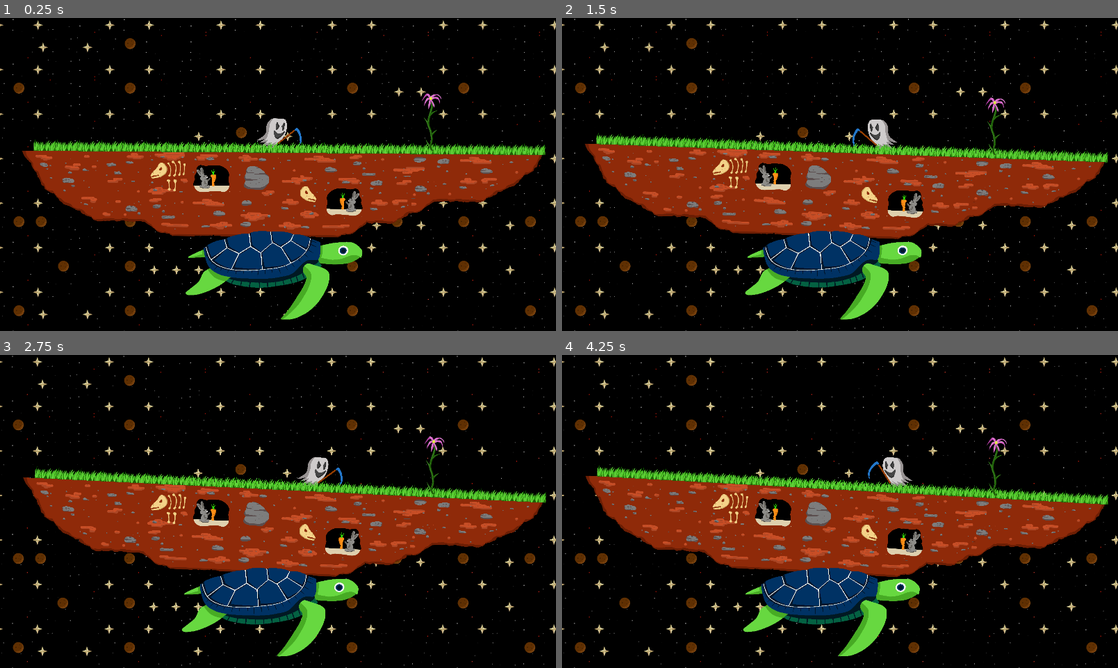
Above: before the commit, frames 1-4 (two rows, left to right).
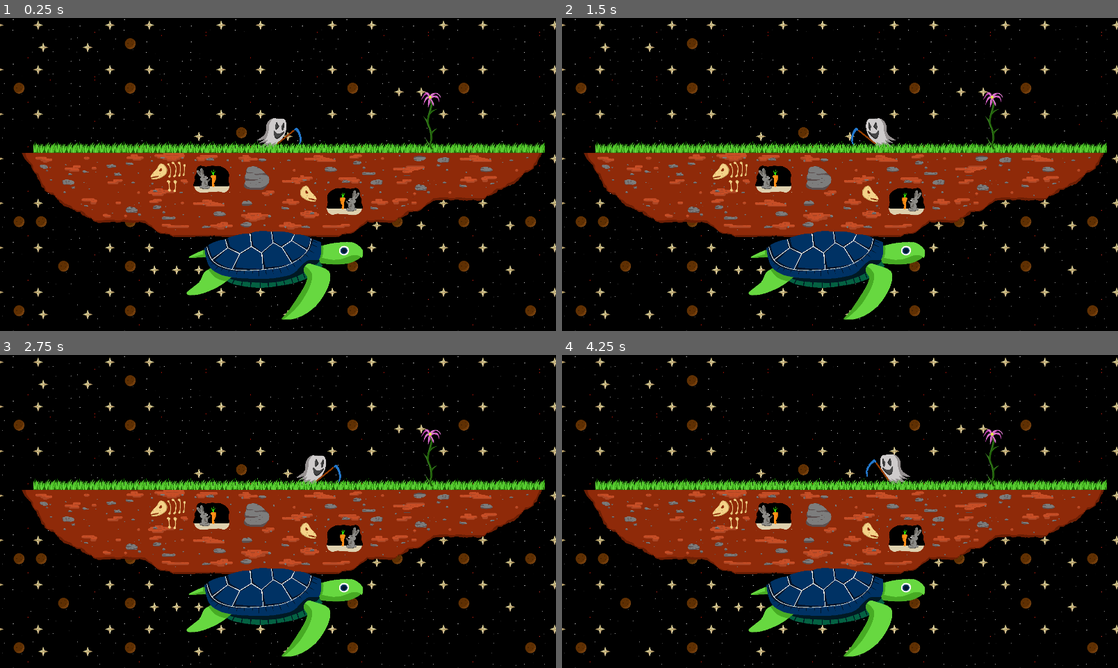
Above: after the commit, the same moments.

Repository: Stennsen/Elephanturtle
Game: Godot game, scene res://scenes/level/diskworld.tscn
The game is run twice, just before and just after one commit, with the same random seed, the same clock (stepped at 60 frames per second) and the same inputs. The project has no main scene, so this scene is started directly.
Inputs:
- Up to frame 1 (0.25 s): no input
- Up to frame 2 (1.5 s): hold D (right) 0.53-1.28 s; hold E (crop) 0.53-1.28 s; hold A (left) from 1.28 s (still down); tap E (crop) at 1.35 s
- Up to frame 3 (2.75 s): release A (left) at 2.03 s; hold D (right) from 2.03 s (still down); hold E (crop) from 2.03 s (still down)
- Up to frame 4 (4.25 s): release E (crop) at 2.78 s; tap E (crop) at 2.85 s; release D (right) at 3.53 s; hold A (left) from 3.53 s (still down); hold E (crop) from 3.53 s (still down)

The runs differ from the first frame. In frame 1, 5.7% of the frame differs, in the area x 0-100%, y 0-100%; in frame 2, 13%; in frame 3, 15%; in frame 4, 16%.
Error before the commit: Attempt to call function 'play' in base 'null instance' on a null instance. (res://scenes/entities/plants/daisy/daisy.gd:12)

Commit message:
signaling daisies to player, destory and crop sound implemented

Diff:
--- a/scenes/entities/plants/daisy/daisy.gd
+++ b/scenes/entities/plants/daisy/daisy.gd
@@ -4,14 +4,18 @@
 
 @onready var crop_sound = $AudioStreamPlayer2D
 # Called when the node enters the scene tree for the first time.
+signal daisy_interacted()
 
 
+'func _on_area_entered(area):
+	if area.has_method("_on_daisy_interacted"):
+		emit_signal("daisy_interacted",self)'
 
-func _input(event):
+'func _input(event):
 	if event.is_action_pressed("crop"):  # Check if the "E" key is pressed
 		crop_sound.play()
 		get_tree().call_group("Daisy", "destroy")
 		# Remove the object from the group
 		remove_from_group("Daisy")
 		# Destroy the object
-		queue_free()
+		queue_free()'
--- a/scenes/entities/plants/daisy/daisy.tscn
+++ b/scenes/entities/plants/daisy/daisy.tscn
@@ -1,8 +1,7 @@
-[gd_scene load_steps=5 format=3 uid="uid://5161kjoqnjdg"]
+[gd_scene load_steps=4 format=3 uid="uid://5161kjoqnjdg"]
 
 [ext_resource type="Texture2D" uid="uid://b1bvtkolgoxcs" path="res://assets/graphics/entities/plants/plant1.png" id="1_al6w7"]
 [ext_resource type="Script" path="res://scenes/entities/plants/daisy/daisy.gd" id="1_gegsr"]
-[ext_resource type="AudioStream" uid="uid://csc7ib68hputh" path="res://scenes/entities/plants/daisy/stepping_on_leaf.wav" id="2_ctfak"]
 
 [sub_resource type="CapsuleShape2D" id="CapsuleShape2D_1u8tm"]
 radius = 77.0
@@ -17,7 +16,3 @@
 
 [node name="Sprite2D" type="Sprite2D" parent="."]
 texture = ExtResource("1_al6w7")
-
-[node name="AudioStreamPlayer2D" type="AudioStreamPlayer2D" parent="."]
-stream = ExtResource("2_ctfak")
-volume_db = 1.387
--- a/scenes/entities/player/player.gd
+++ b/scenes/entities/player/player.gd
@@ -12,18 +12,18 @@
 @onready var ghost_sprite = $Ghost
 @onready var animation_player = $AnimationPlayer
 
-#func _ready():
-	# Connect the body_entered signal of each Area2D node in the parent node to the player's script
-	#get_node("ParentNode").connect("node_added", self, "on_node_added")
-
-func on_node_added(node):
-	if node is Area2D:
-		node.connect("body_entered", self, "on_area2d_body_entered")
-
-func on_area2d_body_entered(area):
-	# Handle the collision event
-	print("Collision detected with ", area.name)
-
+func _input(event: InputEvent) -> void:
+	if event.is_action_pressed("crop"):
+		# Get the list of daisies
+		var dw = get_tree().get_first_node_in_group("Disc World")
+		var daisies = dw.flower_list
+		if daisies != null:
+			# Loop through the daisies
+			for daisy in daisies:
+				# Check if the player is colliding with the daisy
+				if daisy.overlaps_area(get_node("Area2D")):
+					# Emit the "crop" signal
+					dw._on_crop_daisy(daisy)
 func _physics_process(delta):
 	var direction = Input.get_axis("left", "right")
 	animation_player.play("float")
--- a/scenes/entities/player/player.tscn
+++ b/scenes/entities/player/player.tscn
@@ -65,3 +65,9 @@
 libraries = {
 "": SubResource("AnimationLibrary_xh8hg")
 }
+
+[node name="Area2D" type="Area2D" parent="."]
+
+[node name="CollisionShape2D" type="CollisionShape2D" parent="Area2D"]
+position = Vector2(-9, 41)
+shape = SubResource("CapsuleShape2D_in8ss")
--- a/scenes/level/diskworld.gd
+++ b/scenes/level/diskworld.gd
@@ -9,6 +9,7 @@
 const DAISY_MIN_TIMER = 10*10 # The Maximum amount of time between daisy spawns
 
 @export var daisy_scene: PackedScene
+@onready var crop_sound = $AudioStreamPlayer2D
 
 # tracks the balance of the world
 var balance = -0.45;
@@ -20,6 +21,8 @@
 func calculate_balance():
 	var total_weight = 0
 	for flower in flower_list:
+		if flower:
+			continue
 		var flower_zone = int(flower.global_position.x/ZONE_SPACING)
 
 		if flower_zone < 0:
@@ -28,7 +31,16 @@
 			total_weight -= ZONE_MODIFIERS[flower_zone] * flower.WEIGHT
 
 	balance = total_weight
-
+func _on_Daisy_body_entered(body: PhysicsBody2D) -> void:
+	if body.name == "Player":
+		# Connect the daisy to the player
+		body.crop.connect(self._on_crop_daisy)
+func _on_crop_daisy(daisy: Node) -> void:
+	# Remove the daisy from the scene
+	daisy.queue_free()
+	# Play the corresponding audio
+	crop_sound.play()
+	flower_list.remove_at(flower_list.find(daisy))
 
 func rotate_camera():
 	var camera = get_node("Camera2D")
@@ -76,5 +88,7 @@
 	print(flower_list)
 	add_child(daisy)
 
+
+
 func _on_flowertimer_timeout():
 	pass # Replace with function body.
--- a/scenes/level/diskworld.tscn
+++ b/scenes/level/diskworld.tscn
@@ -7,6 +7,7 @@
 [ext_resource type="PackedScene" uid="uid://c2gp01ppn3bs2" path="res://scenes/entities/player/player.tscn" id="3_08eds"]
 [ext_resource type="Texture2D" uid="uid://dbjejb4n80hw7" path="res://assets/graphics/level/gras.png" id="4_5d41t"]
 [ext_resource type="Texture2D" uid="uid://cifwf8dtm45mh" path="res://assets/graphics/level/231104_FGJ_turtle_animation_ae_00048.png" id="7_kq1tf"]
+[ext_resource type="AudioStream" uid="uid://csc7ib68hputh" path="res://scenes/entities/plants/daisy/stepping_on_leaf.wav" id="8_0k0lq"]
 
 [sub_resource type="TileSetAtlasSource" id="TileSetAtlasSource_0cm3h"]
 texture = ExtResource("2_qflb5")
@@ -386,7 +387,7 @@
 sources/0 = SubResource("TileSetAtlasSource_nn7e4")
 sources/1 = SubResource("TileSetAtlasSource_typdf")
 
-[node name="diskworld" type="Node2D"]
+[node name="diskworld" type="Node2D" groups=["Disc World"]]
 script = ExtResource("1_buow7")
 daisy_scene = ExtResource("2_82fbq")
 
@@ -425,4 +426,7 @@
 scale = Vector2(0.3, 0.3)
 texture = ExtResource("7_kq1tf")
 
+[node name="AudioStreamPlayer2D" type="AudioStreamPlayer2D" parent="."]
+stream = ExtResource("8_0k0lq")
+
 [connection signal="timeout" from="Flowertimer" to="." method="_on_flowertimer_timeout"]
Not shown: 1 places in scenes/level/diskworld.tscn that only renumber resources
